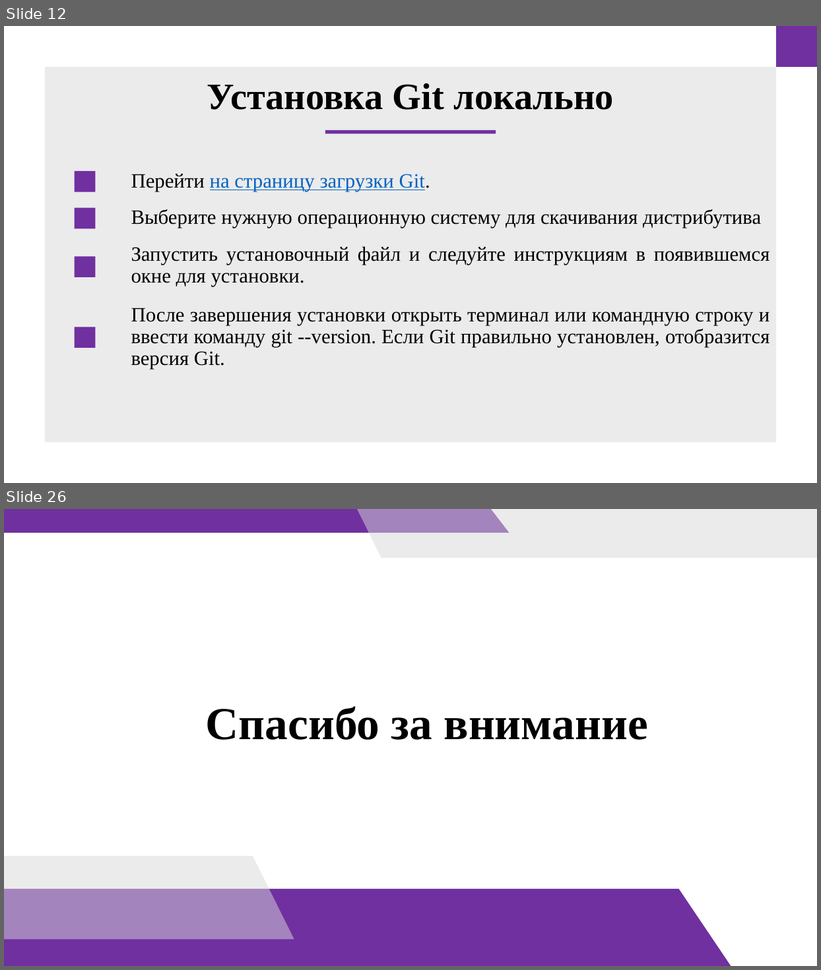
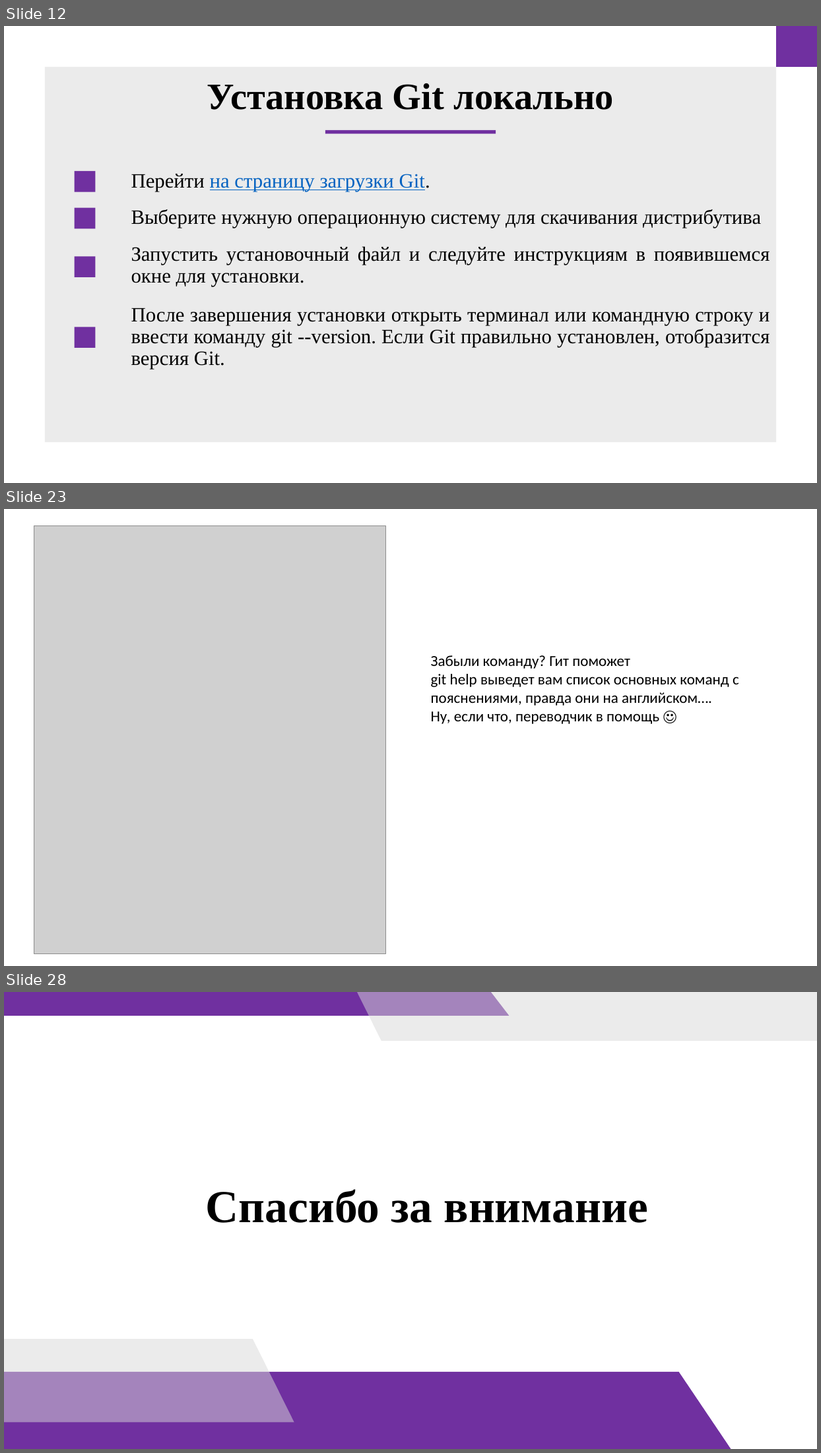
Before and after one commit to doshenka/akademy_files, a slide deck: преза на 11-23-24.pptx. Shown one above the other, each under a label of ours: slides 12 and 26 before the commit, slides 12, 23 and 28 after it; the slides between them are not shown. The pictures are 821x970 and 821x1453 pixels, drawn with LibreOffice and Linux fonts; fonts in the diff are those of the drawing; grey boxes stand for pictures. Boxes give left, top, right and bottom in pixels: in the first picture for what was removed or moved away, otherwise in the second. Text is boxed around its words. In the diff, an @@ line names an element or a change of style, - is before the commit and + after.

```diff
--- a/преза на 11-23-24.pptx
+++ b/преза на 11-23-24.pptx
@@ slide 23 added at [4, 509, 817, 966], background #FFFFFF @@
@@ picture added at [34, 526, 386, 955] @@
@@ text added at [431, 656, 739, 724], 18 pt, text #000000 @@
+Забыли команду? Гит поможет
+git help выведет вам список основных команд с пояснениями, правда они на английском….
+Ну, если что, переводчик в помощь ☺
@@ what was slide 26 is now slide 28 @@
```
Also in this commit, not shown: 2 slides changed, 12 other slides added, 11 slides removed.
